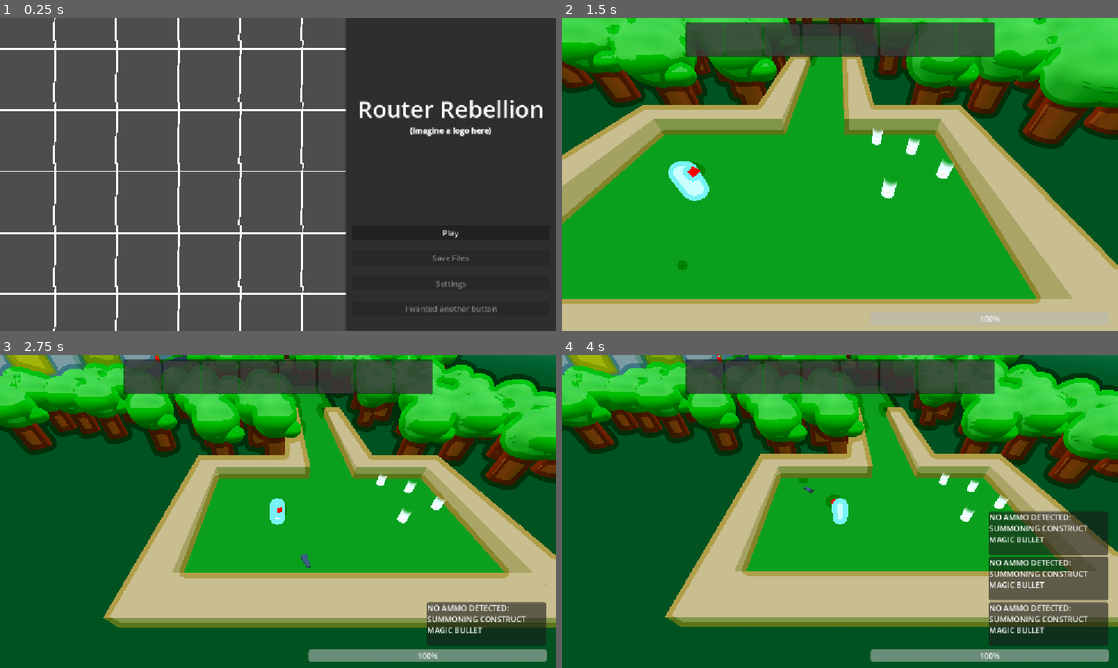
Above: before the commit, frames 1-4 (two rows, left to right).
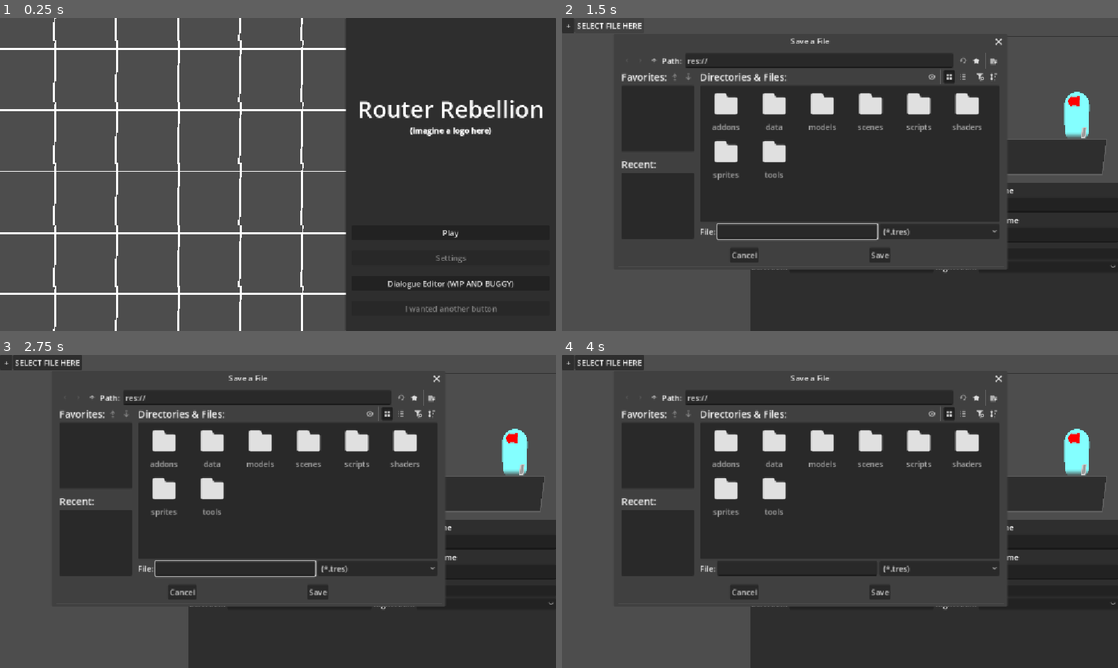
Above: after the commit, the same moments.

Repository: Kaplin86/Router-Rebellion
Game: Godot game, scene res://scenes/uiElements/mainMenu.tscn
The game is run twice, just before and just after one commit, with the same random seed, the same clock (stepped at 60 frames per second) and the same inputs. The engine's default icon, where the game draws it, is replaced by a stand-in: a white triangle on a blue panel in a dark square.
Inputs (mouse positions are in pixels of both pictures, inside the frame that each line leads up to):
- Up to frame 1 (0.25 s): no input
- Up to frame 2 (1.5 s): click (1012, 284) at 0.5 s, where only the run after the commit has a clickable "Dialogue Editor (WIP AND BUGG…"; click "Play" (after the commit: "SELECT FILE HERE") at 1.25 s
- Up to frame 3 (2.75 s): click (300, 589) at 2.02 s
- Up to frame 4 (4 s): click (656, 398) at 2.77 s; click (656, 398) at 3.52 s

The runs differ from the first frame. In frame 1, 0.4% of the frame differs, in the area x 69-93%, y 75-87%; in frame 2, 96%, in the area x 0-100%, y 0-100%; in frame 3, 96%; in frame 4, 96%.

Commit message:
added the dialogue helper to the main menu.
its a bit buggy since it wasnt really intended for out-of-editor usage.

Diff:
--- a/scenes/levels/cityOutskirts.tscn
+++ b/scenes/levels/cityOutskirts.tscn
@@ -13,6 +13,7 @@
 [ext_resource type="PackedScene" uid="uid://cgo16wfjsny5p" path="res://scenes/testEnemy.tscn" id="11_ccv65"]
 [ext_resource type="Script" uid="uid://clmre742s2lff" path="res://scripts/enemyTypes/meleeAi.gd" id="12_dqanu"]
 [ext_resource type="Script" uid="uid://cgd4d376xsd2s" path="res://scripts/triggers/enemySpawnTrigger.gd" id="13_dqanu"]
+[ext_resource type="Script" uid="uid://btli8314dln7m" path="res://scripts/triggers/winTrigger.gd" id="14_ntmdx"]
 
 [sub_resource type="NavigationMesh" id="NavigationMesh_6uox0"]
 vertices = PackedVector3Array(-34.5, 4.5, 16.25, -34.5, 4.5, 9, -35.5, 4.5, 9.25, -35.5, 4.5, 17.5, -107.75, 4.5, -7.5, …(3910 unchanged characters)…
@@ -83,6 +84,14 @@
 
 [sub_resource type="BoxShape3D" id="BoxShape3D_6663l"]
 size = Vector3(9, 11, 12)
+
+[sub_resource type="BoxShape3D" id="BoxShape3D_pka8t"]
+size = Vector3(3, 4, 3)
+
+[sub_resource type="PrismMesh" id="PrismMesh_6663l"]
+
+[sub_resource type="StandardMaterial3D" id="StandardMaterial3D_7xwkk"]
+albedo_color = Color(1, 0.44031492, 0.2414695, 1)
 
 [node name="Node3D" type="Node3D" unique_id=1516201106]
 
@@ -3619,6 +3628,21 @@
 Item = SubResource("Resource_dqanu")
 Count = 5
 
+[node name="GroundItem10" parent="." unique_id=532645858 instance=ExtResource("8_k3nha")]
+transform = Transform3D(1, 0, 0, 0, 1, 0, 0, 0, 1, -126.983864, 1.7245572, -3.9383812)
+Item = SubResource("Resource_dqanu")
+Count = 5
+
+[node name="GroundItem11" parent="." unique_id=2110413032 instance=ExtResource("8_k3nha")]
+transform = Transform3D(1, 0, 0, 0, 1, 0, 0, 0, 1, -122.983864, 1.7245572, -1.9383812)
+Item = SubResource("Resource_dqanu")
+Count = 5
+
+[node name="GroundItem12" parent="." unique_id=1252762209 instance=ExtResource("8_k3nha")]
+transform = Transform3D(1, 0, 0, 0, 1, 0, 0, 0, 1, -116.983864, 1.7245572, -2.9383812)
+Item = SubResource("Resource_dqanu")
+Count = 5
+
 [node name="GroundItem4" parent="." unique_id=23298155 instance=ExtResource("8_k3nha")]
 transform = Transform3D(1, 0, 0, 0, 1, 0, 0, 0, 1, 4.016136, 1.7245572, -2.9383807)
 Item = SubResource("Resource_ntmdx")
@@ -3812,131 +3836,160 @@
 [node name="CharacterBody3D5" parent="Area3D3" unique_id=2067444538 instance=ExtResource("11_ccv65")]
 process_mode = 4
 transform = Transform3D(0.6352968, 0, -0.77226806, 0, 1, 0, 0.77226806, 0, 0.6352968, -10.855774, 2.5, -3.0832977)
+visible = false
 script = ExtResource("12_dqanu")
 attackRange = 5
 detectionRange = 60
 Hp = 15
 MaxHp = 15
-base_movementSpeed = 450
+base_movementSpeed = 250
 base_damage = 3
 
 [node name="CharacterBody3D6" parent="Area3D3" unique_id=153994452 instance=ExtResource("11_ccv65")]
 process_mode = 4
 transform = Transform3D(0.6352968, 0, -0.77226806, 0, 1, 0, 0.77226806, 0, 0.6352968, -8.855774, 2.5, -1.0832977)
+visible = false
 script = ExtResource("12_dqanu")
 attackRange = 5
 detectionRange = 60
 Hp = 15
 MaxHp = 15
-base_movementSpeed = 450
+base_movementSpeed = 250
 base_damage = 3
 
 [node name="CharacterBody3D7" parent="Area3D3" unique_id=846742710 instance=ExtResource("11_ccv65")]
 process_mode = 4
 transform = Transform3D(0.6352968, 0, -0.77226806, 0, 1, 0, 0.77226806, 0, 0.6352968, -6.855774, 2.5, -4.0832977)
+visible = false
 script = ExtResource("12_dqanu")
 attackRange = 5
 detectionRange = 60
 Hp = 15
 MaxHp = 15
-base_movementSpeed = 450
+base_movementSpeed = 250
 base_damage = 3
 
 [node name="CharacterBody3D8" parent="Area3D3" unique_id=1321413626 instance=ExtResource("11_ccv65")]
 process_mode = 4
 transform = Transform3D(0.6352968, 0, -0.77226806, 0, 1, 0, 0.77226806, 0, 0.6352968, -2.855774, 2.5, -3.0832977)
+visible = false
 script = ExtResource("12_dqanu")
 attackRange = 5
 detectionRange = 60
 Hp = 15
 MaxHp = 15
-base_movementSpeed = 450
+base_movementSpeed = 250
 base_damage = 3
 
 [node name="CharacterBody3D9" parent="Area3D3" unique_id=265481625 instance=ExtResource("11_ccv65")]
 process_mode = 4
 transform = Transform3D(0.6352968, 0, -0.77226806, 0, 1, 0, 0.77226806, 0, 0.6352968, -0.8557739, 2.5, -1.0832977)
+visible = false
 script = ExtResource("12_dqanu")
 attackRange = 5
 detectionRange = 60
 Hp = 15
 MaxHp = 15
-base_movementSpeed = 450
+base_movementSpeed = 250
 base_damage = 3
 
 [node name="CharacterBody3D10" parent="Area3D3" unique_id=193983828 instance=ExtResource("11_ccv65")]
 process_mode = 4
 transform = Transform3D(0.6352968, 0, -0.77226806, 0, 1, 0, 0.77226806, 0, 0.6352968, 1.1442261, 2.5, -4.0832977)
+visible = false
 script = ExtResource("12_dqanu")
 attackRange = 5
 detectionRange = 60
 Hp = 15
 MaxHp = 15
-base_movementSpeed = 450
+base_movementSpeed = 250
 base_damage = 3
 
 [node name="CharacterBody3D11" parent="Area3D3" unique_id=1759551241 instance=ExtResource("11_ccv65")]
 process_mode = 4
 transform = Transform3D(-0.58152676, 0, -0.81352735, 0, 1, 0, 0.81352735, 0, -0.58152676, -9.051437, 2.5, -28.76809)
+visible = false
 script = ExtResource("12_dqanu")
 attackRange = 5
 detectionRange = 60
 Hp = 15
 MaxHp = 15
-base_movementSpeed = 450
+base_movementSpeed = 250
 base_damage = 3
 
 [node name="CharacterBody3D12" parent="Area3D3" unique_id=928551772 instance=ExtResource("11_ccv65")]
 process_mode = 4
 transform = Transform3D(-0.58152676, 0, -0.81352735, 0, 1, 0, 0.81352735, 0, -0.58152676, -10.465652, 2.5, -26.3186)
+visible = false
 script = ExtResource("12_dqanu")
 attackRange = 5
 detectionRange = 60
 Hp = 15
 MaxHp = 15
-base_movementSpeed = 450
+base_movementSpeed = 250
 base_damage = 3
 
 [node name="CharacterBody3D13" parent="Area3D3" unique_id=233404547 instance=ExtResource("11_ccv65")]
 process_mode = 4
 transform = Transform3D(-0.58152676, 0, -0.81352735, 0, 1, 0, 0.81352735, 0, -0.58152676, -7.050232, 2.5, -25.163204)
+visible = false
 script = ExtResource("12_dqanu")
 attackRange = 5
 detectionRange = 60
 Hp = 15
 MaxHp = 15
-base_movementSpeed = 450
+base_movementSpeed = 250
 base_damage = 3
 
 [node name="CharacterBody3D14" parent="Area3D3" unique_id=629891565 instance=ExtResource("11_ccv65")]
 process_mode = 4
 transform = Transform3D(-0.58152676, 0, -0.81352735, 0, 1, 0, 0.81352735, 0, -0.58152676, -2.0514374, 2.5, -28.76809)
+visible = false
 script = ExtResource("12_dqanu")
 attackRange = 5
 detectionRange = 60
 Hp = 15
 MaxHp = 15
-base_movementSpeed = 450
+base_movementSpeed = 250
 base_damage = 3
 
 [node name="CharacterBody3D15" parent="Area3D3" unique_id=1584422050 instance=ExtResource("11_ccv65")]
 process_mode = 4
 transform = Transform3D(-0.58152676, 0, -0.81352735, 0, 1, 0, 0.81352735, 0, -0.58152676, -3.4656525, 2.5, -26.3186)
+visible = false
 script = ExtResource("12_dqanu")
 attackRange = 5
 detectionRange = 60
 Hp = 15
 MaxHp = 15
-base_movementSpeed = 450
+base_movementSpeed = 250
 base_damage = 3
 
 [node name="CharacterBody3D16" parent="Area3D3" unique_id=1714341423 instance=ExtResource("11_ccv65")]
 process_mode = 4
 transform = Transform3D(-0.58152676, 0, -0.81352735, 0, 1, 0, 0.81352735, 0, -0.58152676, -0.050231934, 2.5, -25.163204)
+visible = false
 script = ExtResource("12_dqanu")
 attackRange = 5
 detectionRange = 60
 Hp = 15
 MaxHp = 15
-base_movementSpeed = 450
+base_movementSpeed = 250
 base_damage = 3
+
+[node name="Area3D4" type="Area3D" parent="." unique_id=866968457]
+transform = Transform3D(1, 0, 0, 0, 1, 0, 0, 0, 1, -174, 2, -3)
+script = ExtResource("14_ntmdx")
+
+[node name="CollisionShape3D" type="CollisionShape3D" parent="Area3D4" unique_id=158444109]
+transform = Transform3D(1, 0, 0, 0, 1, 0, 0, 0, 1, 0, 1.5, 0)
+shape = SubResource("BoxShape3D_pka8t")
+
+[node name="MeshInstance3D" type="MeshInstance3D" parent="Area3D4" unique_id=984403870]
+transform = Transform3D(1, 0, 0, 0, 6.9299994, 0, 0, 0, 1, 0, 2.5762334, 0)
+mesh = SubResource("PrismMesh_6663l")
+
+[node name="MeshInstance3D2" type="MeshInstance3D" parent="Area3D4" unique_id=1838754693]
+transform = Transform3D(1, 0, 0, 0, -3.0291986e-07, 3.8, 0, -6.9299984, -1.6610328e-07, -0.8147125, 3.5647898, -2.2527266)
+mesh = SubResource("PrismMesh_6663l")
+surface_material_override/0 = SubResource("StandardMaterial3D_7xwkk")
--- a/scenes/uiElements/mainMenu.tscn
+++ b/scenes/uiElements/mainMenu.tscn
@@ -104,7 +104,7 @@
 [node name="Button4" type="Button" parent="Panel/VSplitContainer/MarginContainer/VBoxContainer" unique_id=2062725362]
 layout_mode = 2
 disabled = true
-text = "Save Files"
+text = "Settings"
 
 [node name="Spacer2" type="Control" parent="Panel/VSplitContainer/MarginContainer/VBoxContainer" unique_id=1451814355]
 layout_mode = 2
@@ -112,8 +112,7 @@
 
 [node name="Button2" type="Button" parent="Panel/VSplitContainer/MarginContainer/VBoxContainer" unique_id=1482289212]
 layout_mode = 2
-disabled = true
-text = "Settings"
+text = "Dialogue Editor (WIP AND BUGGY)"
 
 [node name="Spacer3" type="Control" parent="Panel/VSplitContainer/MarginContainer/VBoxContainer" unique_id=1840177697]
 layout_mode = 2
@@ -135,3 +134,4 @@
 texture = ExtResource("1_s4kk7")
 
 [connection signal="pressed" from="Panel/VSplitContainer/MarginContainer/VBoxContainer/Button" to="." method="_on_button_pressed"]
+[connection signal="pressed" from="Panel/VSplitContainer/MarginContainer/VBoxContainer/Button2" to="." method="_on_button_2_pressed"]
--- /dev/null
+++ b/scenes/uiElements/win.tscn
@@ -0,0 +1,36 @@
+[gd_scene format=3 uid="uid://cxna1jkjfhi1r"]
+
+[node name="Control" type="Control" unique_id=1052333362]
+layout_mode = 3
+anchors_preset = 15
+anchor_right = 1.0
+anchor_bottom = 1.0
+grow_horizontal = 2
+grow_vertical = 2
+
+[node name="Label" type="Label" parent="." unique_id=1369860271]
+layout_mode = 0
+offset_left = 415.0
+offset_top = 22.0
+offset_right = 742.0
+offset_bottom = 124.0
+theme_override_font_sizes/font_size = 74
+text = "YOU WIN"
+
+[node name="Label2" type="Label" parent="." unique_id=1560943914]
+layout_mode = 0
+offset_left = 130.0
+offset_top = 123.0
+offset_right = 1780.0
+offset_bottom = 225.0
+theme_override_font_sizes/font_size = 39
+text = "thank you for playing router rebellion: demo 2"
+
+[node name="Label3" type="Label" parent="." unique_id=1540008419]
+layout_mode = 0
+offset_left = 30.0
+offset_top = 406.0
+offset_right = 1132.0
+offset_bottom = 508.0
+theme_override_font_sizes/font_size = 39
+text = "reload the site to play again (your factory should be saved)"
--- a/scripts/dialogueUI.gd
+++ b/scripts/dialogueUI.gd
@@ -48,30 +48,31 @@
 	bounceTarget = node
 
 func doDialogue(dialogue : dialogueChunk):
-	if dialogue.leftCharModel != "":
-		if dialogue.leftCharModel != currentLeftModel:
-			currentLeftModel = dialogue.leftCharModel
+	if OS.has_feature("editor"): #temp for the ship
+		if dialogue.leftCharModel != "":
+			if dialogue.leftCharModel != currentLeftModel:
+				currentLeftModel = dialogue.leftCharModel
 
+				var children =  leftCharNode.get_child(0).get_children()
+				for I in children:
+					if I.is_inside_tree():
+						I.free()
+
+				var model = load(dialogue.leftCharModel).instantiate()
+				leftCharNode.get_child(0).add_child(model)
+
+
+				var camera = Camera3D.new()
+				leftCharNode.get_child(0).add_child(camera)
+				camera.global_position = Vector3(0.381,0.457,-2.197)
+				camera.global_rotation_degrees = Vector3(-2.9,168.6,0.0)
+				print(leftCharNode.get_child(0).get_children())
+		else:
+			currentLeftModel = ""
 			var children =  leftCharNode.get_child(0).get_children()
 			for I in children:
 				if I.is_inside_tree():
 					I.free()
-
-			var model = load(dialogue.leftCharModel).instantiate()
-			leftCharNode.get_child(0).add_child(model)
-
-
-			var camera = Camera3D.new()
-			leftCharNode.get_child(0).add_child(camera)
-			camera.global_position = Vector3(0.381,0.457,-2.197)
-			camera.global_rotation_degrees = Vector3(-2.9,168.6,0.0)
-			print(leftCharNode.get_child(0).get_children())
-	else:
-		currentLeftModel = ""
-		var children =  leftCharNode.get_child(0).get_children()
-		for I in children:
-			if I.is_inside_tree():
-				I.free()
 
 	if dialogue.rightCharName != rightCharacter:
 		# set the model
--- a/scripts/main_menu.gd
+++ b/scripts/main_menu.gd
@@ -16,3 +16,7 @@
 
 func _on_button_pressed():
 	get_tree().change_scene_to_file("res://scenes/levels/cityOutskirts.tscn")
+
+
+func _on_button_2_pressed():
+	get_tree().change_scene_to_file("res://tools/dialogueHelper/dialogueHelperScene.tscn")
--- a/scripts/references.gd
+++ b/scripts/references.gd
@@ -34,13 +34,19 @@
 		currentFactorySave = resource.duplicate(true)
 
 func loadTextureFromPath(path : String) -> Texture2D:
-	var texture = null
-	if FileAccess.file_exists(path + ".png"):
-		texture = load(path + ".png")
+	if OS.has_feature("editor"):
+		var texture = null
+		if FileAccess.file_exists(path + ".png"):
+			texture = load(path + ".png")
+		else:
+			if FileAccess.file_exists(path + ".svg"):
+				texture =  load(path + ".svg")
+		return texture
 	else:
-		if FileAccess.file_exists(path + ".svg"):
-			texture =  load(path + ".svg")
-	return texture
+		var texture = load(path.to_lower() + ".png")
+		if texture == null:
+			texture = load(path.to_lower() + ".svg")
+		return texture
 
 func setupFactoryNodeDefinitions():
 	for I in factoryNodePaths:
--- /dev/null
+++ b/scripts/triggers/winTrigger.gd
@@ -0,0 +1,11 @@
+extends Area3D
+class_name WinTrigger
+
+
+func _ready() -> void:
+	connect("body_entered",checkPlayer)
+
+func checkPlayer(body):
+	if body is PlayerCharacter :
+		print("we have a winner!!! yippeee!!!")
+		get_tree().change_scene_to_file("res://scenes/uiElements/win.tscn")
--- a/tools/dialogueHelper/dialogue_helper_scene.gd
+++ b/tools/dialogueHelper/dialogue_helper_scene.gd
@@ -55,7 +55,8 @@
 func fileAsk(filter):
 	var file_dialog = FileDialog.new()
 	file_dialog.filters = PackedStringArray(filter)
-	EditorInterface.get_base_control().add_child(file_dialog)
+
+	get_parent().add_child(file_dialog)
 	file_dialog.popup_centered_ratio()
 	var temp = await file_dialog.file_selected
 
Not shown, added: scripts/triggers/winTrigger.gd.uid
